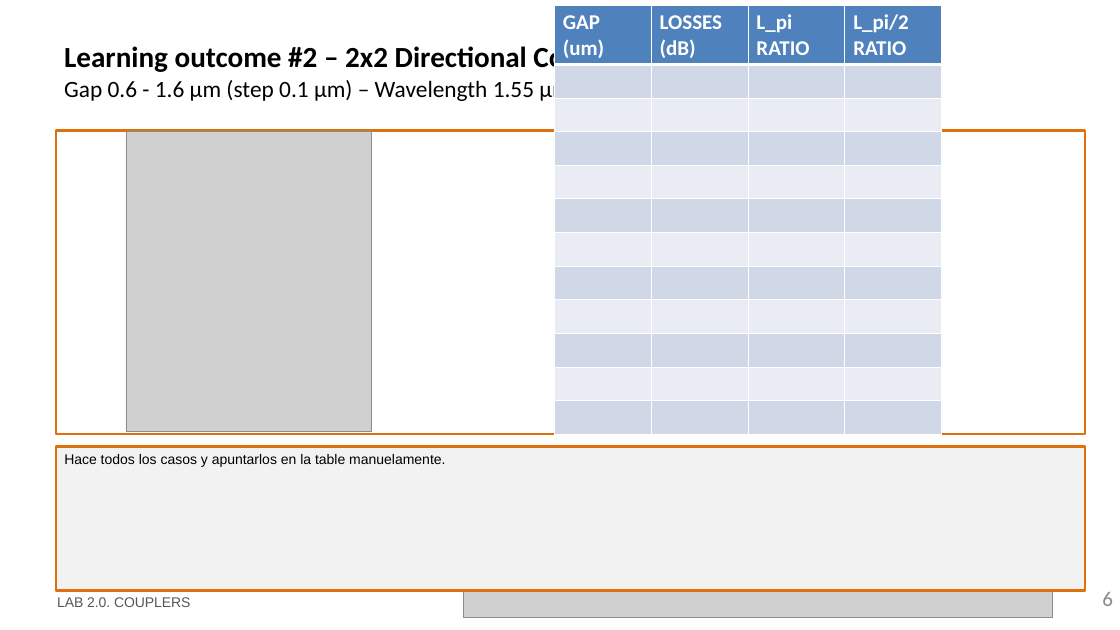
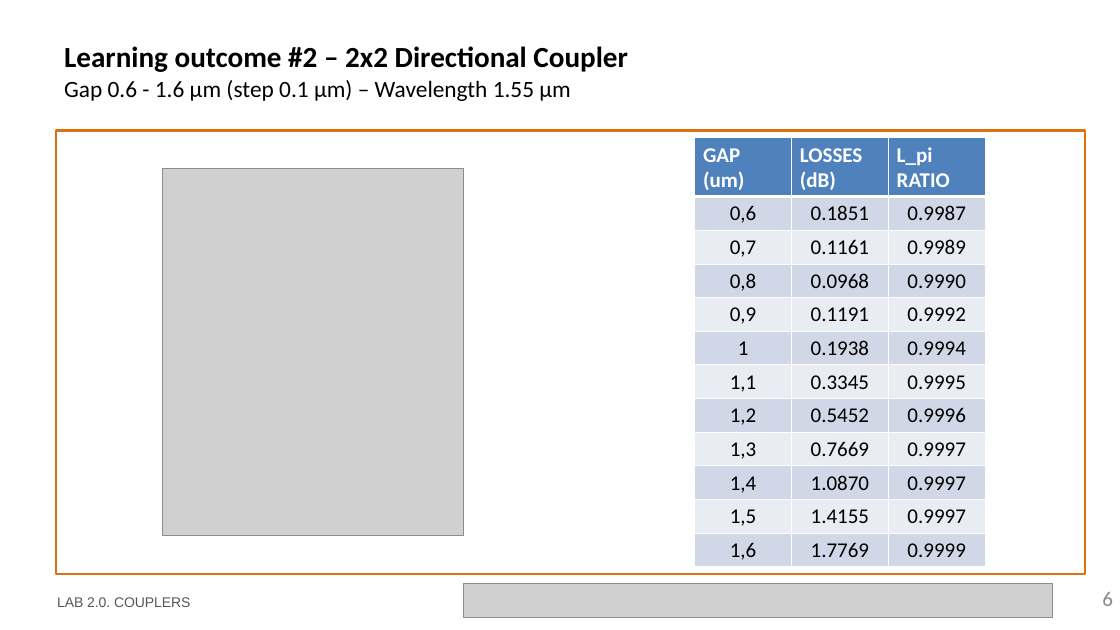
Before and after one commit to davidalcarria/pic-upv-lab2, a slide deck: slide 6 of LabBook_20.pptx. Drawn at 1120x630 pixels with LibreOffice and Linux fonts; fonts in the diff are those of the drawing; grey boxes stand for pictures; background and template pictures are left out. Boxes give left, top, right and bottom in pixels: in the first picture for what was removed or moved away, otherwise in the second. Text is boxed around its words. In the diff, an @@ line names an element or a change of style, - is before the commit and + after.

```diff
--- a/LabBook_20.pptx
+++ b/LabBook_20.pptx
@@ rectangle: place and size @@
-rectangle at (56,130,1086,434)
+rectangle at (56,130,1086,574)
@@ table at (695,138,985,566) @@
-column 1: GAP (um) |  |  |  |  |  |  |  |  |  |  | 
-column 2: LOSSES (dB) |  |  |  |  |  |  |  |  |  |  | 
-column 3: L_pi RATIO |  |  |  |  |  |  |  |  |  |  | 
-column 4: L_pi/2 RATIO |  |  |  |  |  |  |  |  |  |  | 
+column 1: GAP (um) | 0,6 | 0,7 | 0,8 | 0,9 | 1 | 1,1 | 1,2 | 1,3 | 1,4 | 1,5 | 1,6
+column 2: LOSSES (dB) | 0.1851 | 0.1161 | 0.0968 | 0.1191 | 0.1938 | 0.3345 | 0.5452 | 0.7669 | 1.0870 | 1.4155 | 1.7769
+column 3: L_pi RATIO | 0.9987 | 0.9989 | 0.9990 | 0.9992 | 0.9994 | 0.9995 | 0.9996 | 0.9997 | 0.9997 | 0.9997 | 0.9999
@@ table: place and size @@
-table at (555,6,941,434)
+table at (695,138,985,566)
@@ picture: place and size @@
-picture at (126,132,372,432)
+picture at (162,169,463,536)
@@ rectangle removed at (56,447,1086,592) @@
-Hace todos los casos y apuntarlos en la table manuelamente.
```
Also in this commit, not shown: 10 other slides changed, 1 slide added.
